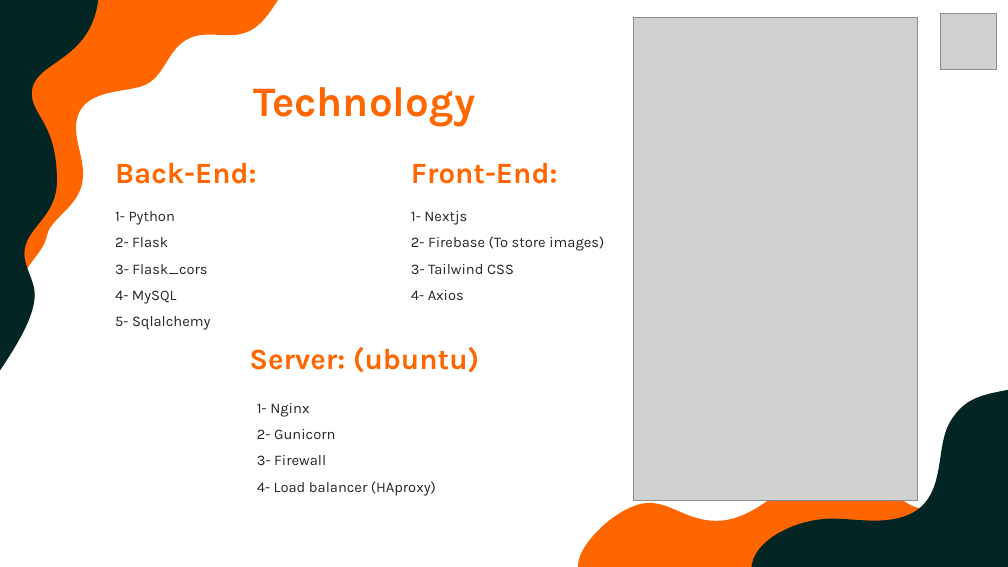
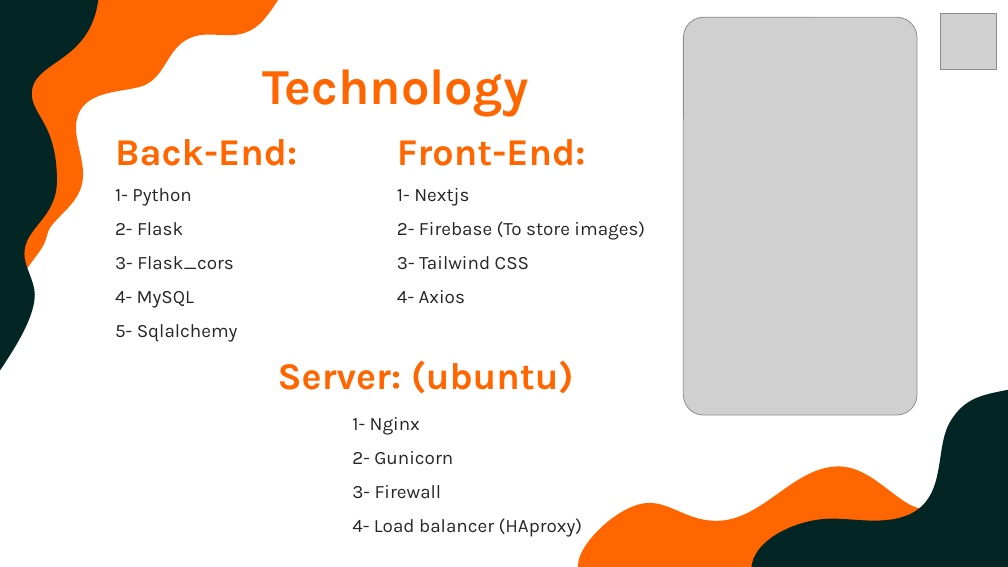
Before and after one commit to MahmoudEasa/Portfolio_E_Commerce, a slide deck: slide 4 of E-commerce_Presentation.pptx. Drawn at 1008x567 pixels with LibreOffice and Linux fonts; fonts in the diff are those of the drawing; grey boxes stand for pictures. Boxes give left, top, right and bottom in pixels: in the first picture for what was removed or moved away, otherwise in the second. Text is boxed around its words. In the diff, an @@ line names an element or a change of style, - is before the commit and + after.

Commit message:
Change Presentation

```diff
--- a/E-commerce_Presentation.pptx
+++ b/E-commerce_Presentation.pptx
@@ picture: place and size @@
-picture at (634,17,917,501)
+picture at (684,17,917,415)
@@ text "Technology": place and size @@
-text "Technology" at (254,87,476,127)
+text "Technology" at (262,69,528,116)
@@ text "Technology" at (262,69,528,116): size 40 to 48 pt @@
@@ text "Back-End:": place and size @@
-text "Back-End:" at (115,162,256,184)
+text "Back-End:" at (115,139,297,166)
@@ text "Front-End:": place and size @@
-text "Front-End:" at (411,162,558,184)
+text "Front-End:" at (397,139,585,166)
@@ text "1- Python": place and size @@
-text "1- Python" at (115,211,210,330)
+text "1- Python" at (115,188,238,342)
@@ text "1- Nextjs": place and size @@
-text "1- Nextjs" at (411,211,604,300)
+text "1- Nextjs" at (397,188,645,303)
@@ size 28 to 36 pt in 3 elements at (115,139,297,166), (397,139,585,166), (278,360,574,394) @@
@@ text "Server: (ubuntu)": place and size @@
-text "Server: (ubuntu)" at (249,347,480,373)
+text "Server: (ubuntu)" at (278,360,574,394)
@@ size 14 to 18 pt in 3 elements at (115,188,238,342), (397,188,645,303), (352,417,583,537) @@
@@ text "1- Nginx": place and size @@
-text "1- Nginx" at (257,403,436,496)
+text "1- Nginx" at (352,417,583,537)
```
Also in this commit, not shown: 7 other slides changed, 1 slide added, 2 slides removed.
